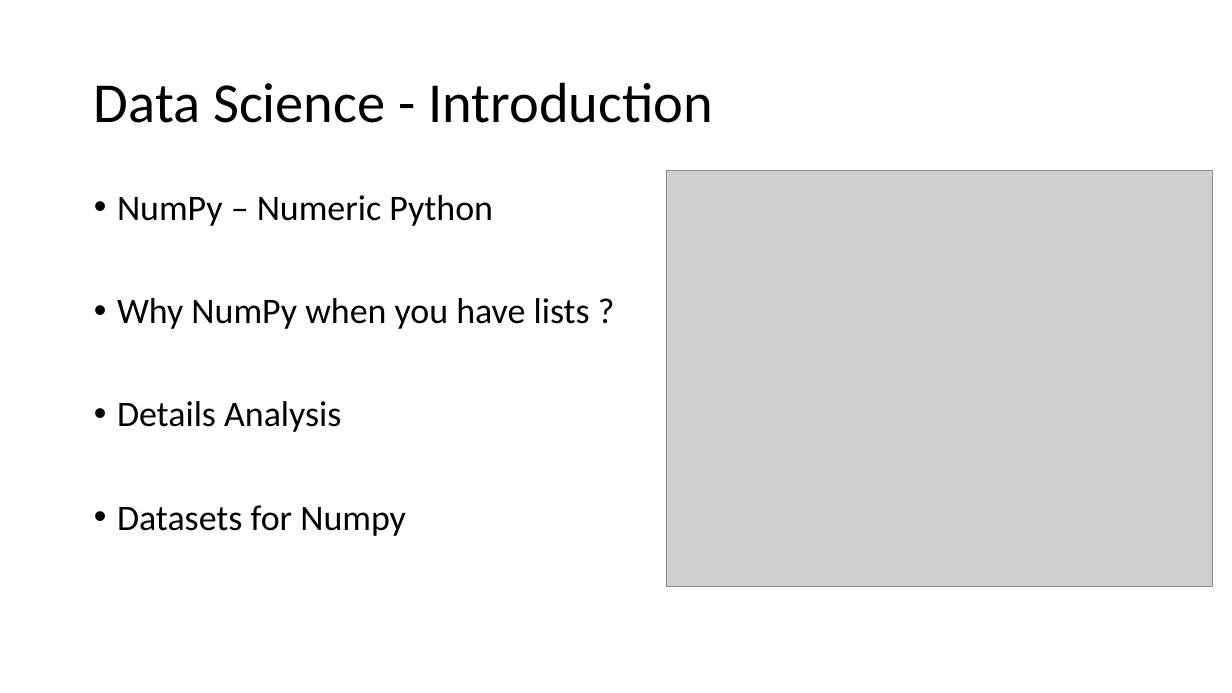
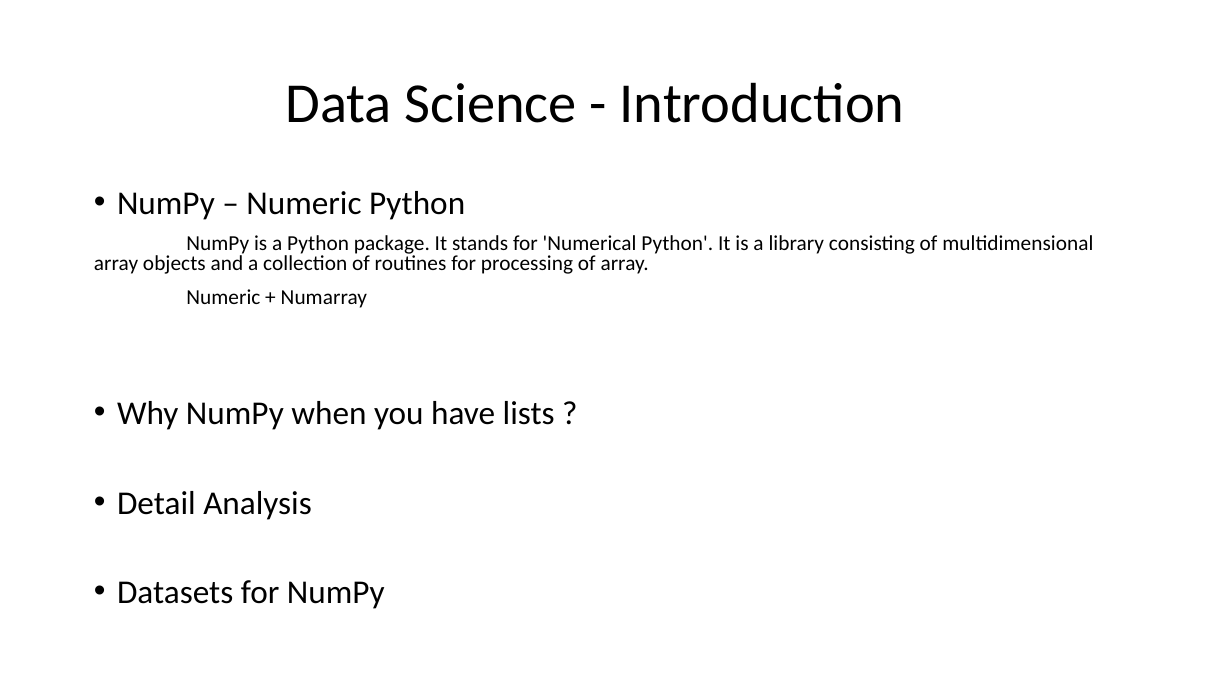
Before and after one commit to VarunAravinth/machine-learning-using-python, a slide deck: slide 13 of machine-learning-using-python/Machine Learning with Python.pptx (slide 6 before the commit). Drawn at 1232x693 pixels with LibreOffice and Linux fonts; fonts in the diff are those of the drawing; grey boxes stand for pictures. Boxes give left, top, right and bottom in pixels: in the first picture for what was removed or moved away, otherwise in the second. Text is boxed around its words. In the diff, an @@ line names an element or a change of style, - is before the commit and + after.

```diff
--- a/machine-learning-using-python/Machine Learning with Python.pptx
+++ b/machine-learning-using-python/Machine Learning with Python.pptx
@@ title "Data Science - Introduction": place and size @@
-title "Data Science - Introduction" at box(94, 82, 713, 123)
+title "Data Science - Introduction" at box(285, 82, 905, 123)
@@ picture removed at box(666, 171, 1213, 587) @@
@@ text at box(117, 191, 555, 430): size 28 to 25.9 pt in "NumPy – Numeric Python", "Why NumPy when you have lists ?"; line spacing 0.9 to 0.8 @@
@@ text at box(94, 235, 1093, 308): paragraphs added @@
+NumPy is a Python package. It stands for 'Numerical Python'. It is a library consisting of multidimensional array objects and a collection of routines for processing of array.
+Numeric + Numarray
@@ text at box(117, 491, 385, 609): text changed; size 28 to 25.9 pt @@
-• Details Analysis
-• Datasets for Numpy
+• Detail Analysis
+• Datasets for NumPy
```
Also in this commit, not shown: 1 other slide changed, 8 slides added.
